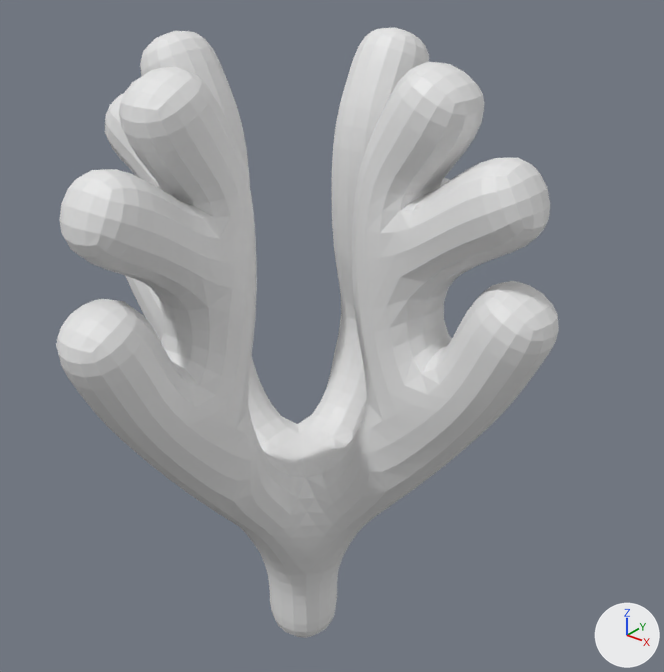
The Blender file My project/Assets/prefab/Coral A.blend: old version first, new version second.
The view is the same before and after, from a 50 mm lens placed at (3.28, -3.78, 4.74), pointed at (0.08, 0.21, 2.26). The lights are fixed; the arrows at lower right show +X, +Y and +Z.

Before the edit, the objects in view are built like this:
```python
me_cube_002 = bpy.data.meshes.new('Cube.002')
me_cube_002.from_pydata(...)  # 22 vertices, 0 faces, 21 loose edges; spans x -1.5..1.5, y -1.5..1.5, z 0.0..4.0
ob_cube = bpy.data.objects.new('Cube', me_cube_002)
ob_cube.location = (0.0, 0.0, 0.0)
_m = ob_cube.modifiers.new('Skin', 'SKIN')
_m = ob_cube.modifiers.new('Subdivision', 'SUBSURF')
```
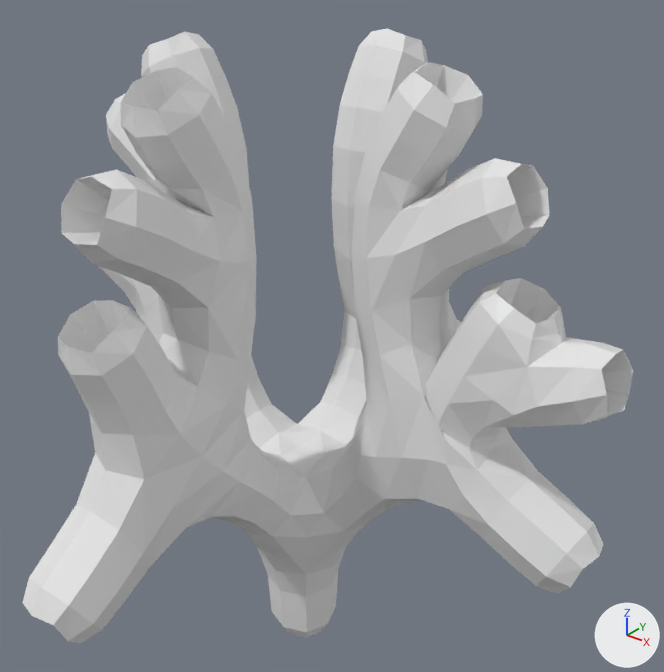
Boxes (x1, y1, x2, y2) around the edits, measured in the pictures (664 x 672 px):
'Cube', reshaped, modifiers changed (21% wider): before (56, 27, 559, 638); after (22, 28, 633, 644)
part 1 of me_cube_002, added: after (22, 28, 633, 644)

Patch to the scene script:
```diff
--- a/My project/Assets/prefab/Coral A.blend.py
+++ b/My project/Assets/prefab/Coral A.blend.py
@@ me_cube_002 @@
 # used by ob_cube; location = (0.0, 0.0, 0.0)
-me_cube_002.from_pydata(...)  # 22 vertices, 0 faces, 21 loose edges; spans x -1.5..1.5, y -1.5..1.5, z 0.0..4.0
+me_cube_002.from_pydata(...)  # 1050 vertices, 1116 faces; spans x -2.01..2.01, y -2.01..2.01, z 0.03..4.0
+# me_cube_002 part 1: a new loose piece of 1046 vertices spanning x -2.01..2.01, y -2.01..2.01, z 0.03..4.0
+# me_cube_002 part 2: the whole mesh is rebuilt
@@ ob_cube @@
 ob_cube.location = (0.0, 0.0, 0.0)
-_m = ob_cube.modifiers.new('Skin', 'SKIN')
-_m = ob_cube.modifiers.new('Subdivision', 'SUBSURF')
```
